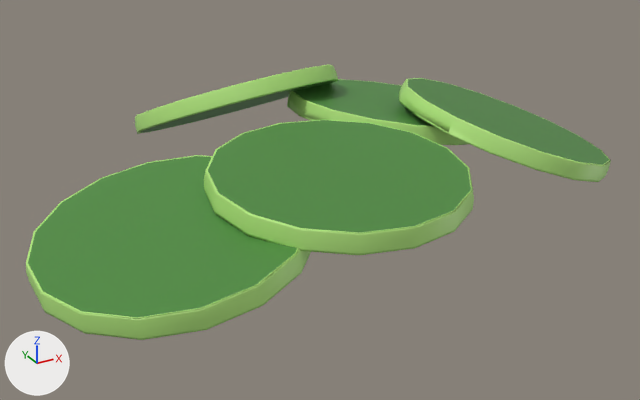
The glTF model front/public/stylized_burger/pickle.glb, before and after one commit.
Rendered twice from a 50 mm camera at (-0.364, -0.651, 0.285) aimed at (0.016, 0.04, -0.061). Lighting does not change. The marker at lower left points along +X, +Y and +Z. Where no turn or scale is listed for an object, it has been applied to the vertices.

Objects in the first picture: 'pickle'.
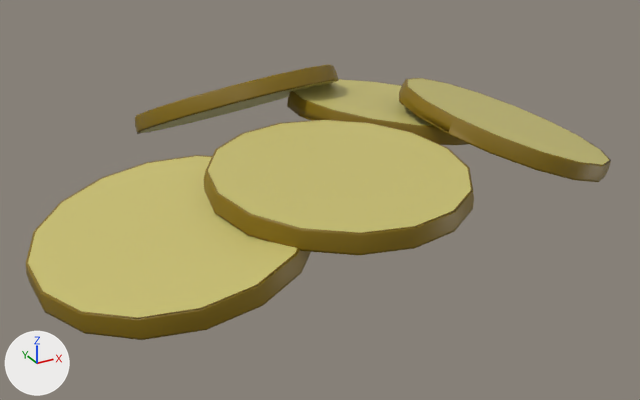
What differs and where, as boxes (x1, y1, x2, y2) in the pictures (640 x 400 px):
'pickle', recoloured (green to yellow): (26, 64, 611, 340) in both

The change, as a diff of the scene's bpy script:
```diff
--- a/front/public/stylized_burger/pickle.glb.py
+++ b/front/public/stylized_burger/pickle.glb.py
@@ mat_pickle_1_001 @@
 mat_pickle_1_001 = principled_material('pickle_1.001')
-mat_pickle_1_001.base_color = (0.451, 0.799, 0.209)  # green #b3e77e
+mat_pickle_1_001.base_color = (0.238, 0.15, 0.0)  # yellow #866c00
@@ mat_pickle_2_001 @@
 mat_pickle_2_001 = principled_material('pickle_2.001')
-mat_pickle_2_001.base_color = (0.451, 0.799, 0.209)  # green #b3e77e
+mat_pickle_2_001.base_color = (0.238, 0.15, 0.0)  # yellow #866c00
@@ mat_pickle_center_2_001 @@
 mat_pickle_center_2_001 = principled_material('pickle_center_2.001')
-mat_pickle_center_2_001.base_color = (0.0723, 0.258, 0.0452)  # green #4c8b3c
+mat_pickle_center_2_001.base_color = (0.584, 0.521, 0.162)  # yellow #c9bf70
@@ mat_pickle_3_001 @@
 mat_pickle_3_001 = principled_material('pickle_3.001')
-mat_pickle_3_001.base_color = (0.451, 0.799, 0.209)  # green #b3e77e
+mat_pickle_3_001.base_color = (0.238, 0.15, 0.0)  # yellow #866c00
@@ mat_pickle_center_3_001 @@
 mat_pickle_center_3_001 = principled_material('pickle_center_3.001')
-mat_pickle_center_3_001.base_color = (0.0723, 0.258, 0.0452)  # green #4c8b3c
+mat_pickle_center_3_001.base_color = (0.584, 0.521, 0.162)  # yellow #c9bf70
@@ mat_pickle_4_001 @@
 mat_pickle_4_001 = principled_material('pickle_4.001')
-mat_pickle_4_001.base_color = (0.451, 0.799, 0.209)  # green #b3e77e
+mat_pickle_4_001.base_color = (0.238, 0.15, 0.0)  # yellow #866c00
@@ mat_pickle_center_4_001 @@
 mat_pickle_center_4_001 = principled_material('pickle_center_4.001')
-mat_pickle_center_4_001.base_color = (0.0723, 0.258, 0.0452)  # green #4c8b3c
+mat_pickle_center_4_001.base_color = (0.584, 0.521, 0.162)  # yellow #c9bf70
@@ mat_pickle_5_001 @@
 mat_pickle_5_001 = principled_material('pickle_5.001')
-mat_pickle_5_001.base_color = (0.451, 0.799, 0.209)  # green #b3e77e
+mat_pickle_5_001.base_color = (0.238, 0.15, 0.0)  # yellow #866c00
@@ mat_pickle_center_5_001 @@
 mat_pickle_center_5_001 = principled_material('pickle_center_5.001')
-mat_pickle_center_5_001.base_color = (0.0723, 0.258, 0.0452)  # green #4c8b3c
+mat_pickle_center_5_001.base_color = (0.584, 0.521, 0.162)  # yellow #c9bf70
```
